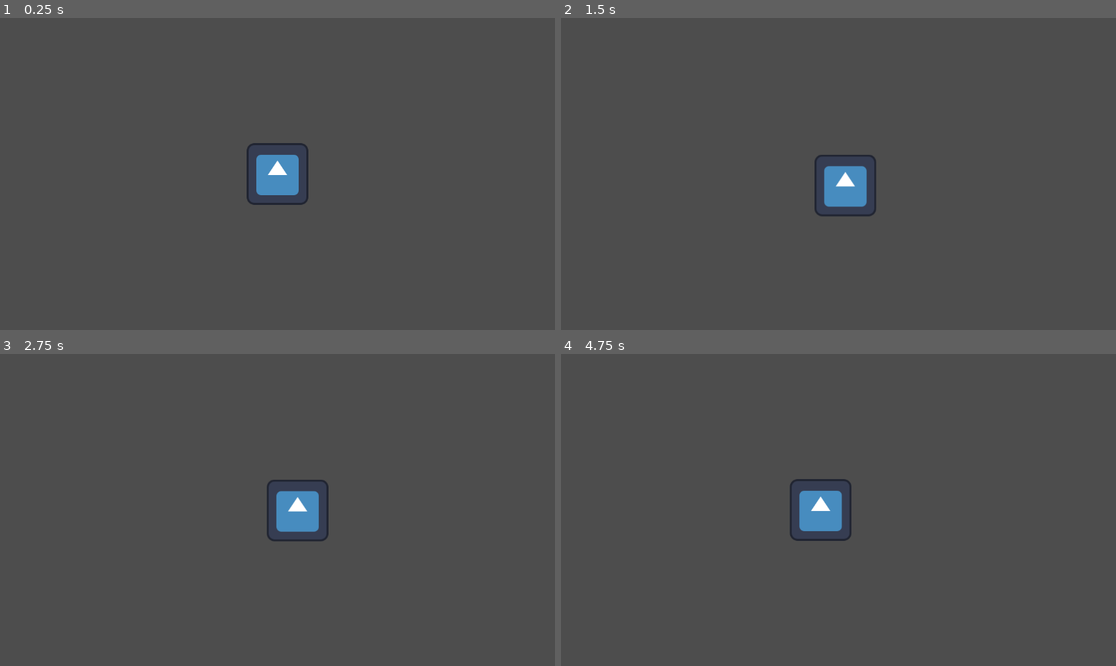
Above: before the commit, frames 1-4 (two rows, left to right).
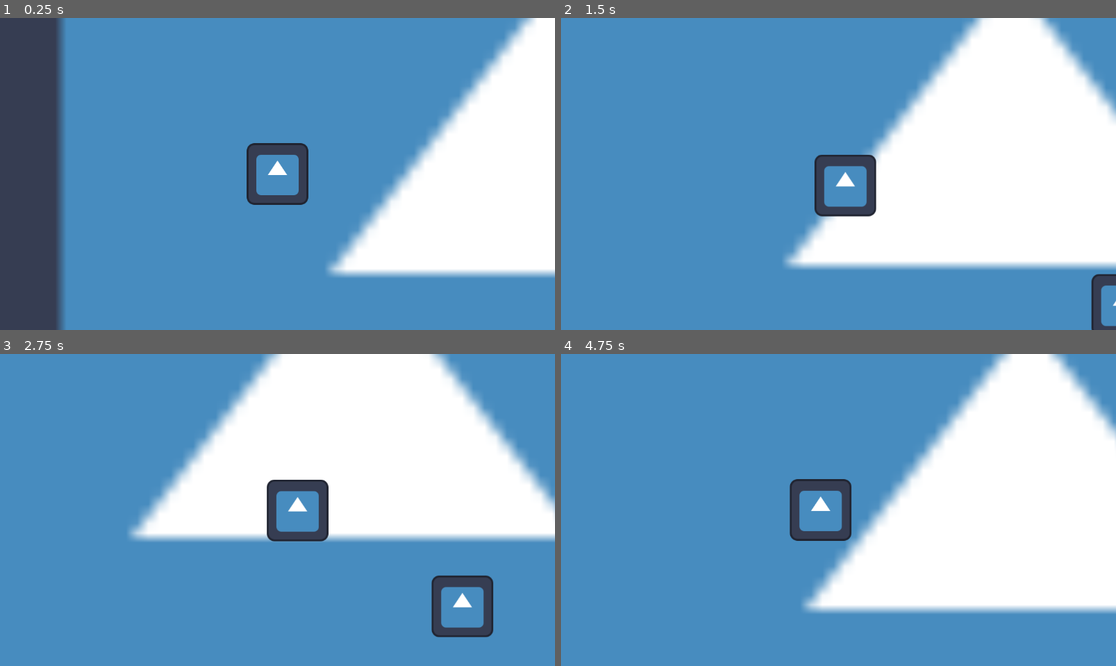
Above: after the commit, the same moments.

Repository: Pkb-Codes/zekome
Game: Godot game, scene res://scenes/main.tscn
Same seed, same stepped clock (60 frames per second), same inputs: the game is played once before the commit and once after it. Before the commit the project starts from res://scenes/vamsi_sandbox.tscn. The engine's default icon, where the game draws it, is replaced by a stand-in: a white triangle on a blue panel in a dark square.
Inputs:
- Up to frame 1 (0.25 s): no input
- Up to frame 2 (1.5 s): tap Enter at 0.5 s; hold Right (ui_right) 0.53-1.28 s; tap Space (Dash) at 0.6, 1.35 s; hold Down (ui_down) from 1.28 s (still down)
- Up to frame 3 (2.75 s): release Down (ui_down) at 2.03 s; hold Right (ui_right) from 2.03 s (still down); tap Space (Dash) at 2.1 s
- Up to frame 4 (4.75 s): release Right (ui_right) at 2.78 s; hold Up (ui_up) 2.78-3.53 s; tap Space (Dash) at 2.85, 3.6, 4.35 s; hold Left (ui_left) from 3.53 s (still down)

The runs differ from the first frame. In frame 1, 88% of the frame differs, in the area x 10-100%, y 0-100%; in frame 2, 98%; in frame 3, 97%; in frame 4, 98%, in the area x 0-100%, y 0-100%.

Commit message:
organising and testing
organised a few things, ready for testing

Diff:
--- a/project.godot
+++ b/project.godot
@@ -11,7 +11,7 @@
 [application]
 
 config/name="Zekome"
-run/main_scene="uid://dq3un2uisfnne"
+run/main_scene="uid://bbfnkw7ocdjeq"
 config/features=PackedStringArray("4.6", "Forward Plus")
 config/icon="res://sprites/icon.svg"
 
--- a/scenes/armadillo.tscn
+++ b/scenes/armadillo.tscn
@@ -1,6 +1,6 @@
 [gd_scene format=3 uid="uid://co4tj0a5kgmfu"]
 
-[ext_resource type="Script" uid="uid://dt11306w47sky" path="res://armadillo.gd" id="1_6ki17"]
+[ext_resource type="Script" uid="uid://dt11306w47sky" path="res://scripts/armadillo.gd" id="1_6ki17"]
 [ext_resource type="Texture2D" uid="uid://bfwe834v0dt4n" path="res://sprites/icon.svg" id="2_bp0wu"]
 
 [sub_resource type="RectangleShape2D" id="RectangleShape2D_ugy2o"]
--- a/scenes/main.tscn
+++ b/scenes/main.tscn
@@ -1,3 +1,18 @@
 [gd_scene format=3 uid="uid://bbfnkw7ocdjeq"]
 
+[ext_resource type="PackedScene" uid="uid://begq6fhebah0v" path="res://scenes/player.tscn" id="1_0wfyh"]
+[ext_resource type="Texture2D" uid="uid://bfwe834v0dt4n" path="res://sprites/icon.svg" id="1_sugp2"]
+[ext_resource type="PackedScene" uid="uid://co4tj0a5kgmfu" path="res://scenes/armadillo.tscn" id="2_sugp2"]
+
 [node name="Main" type="Node" unique_id=833138372]
+
+[node name="Sprite2D2" type="Sprite2D" parent="." unique_id=1892422530]
+position = Vector2(765, 358)
+scale = Vector2(23.265625, 19.976563)
+texture = ExtResource("1_sugp2")
+
+[node name="player" parent="." unique_id=56953062 instance=ExtResource("1_0wfyh")]
+position = Vector2(191, 191)
+
+[node name="Armadillo" parent="." unique_id=635133144 instance=ExtResource("2_sugp2")]
+position = Vector2(596, 179)
Renamed: scenes/Dev_Ambar.tscn -> dev_sandboxes/Dev_Ambar.tscn
Renamed: scenes/vamsi_sandbox.tscn -> dev_sandboxes/vamsi_sandbox.tscn
Renamed: armadillo.gd -> scripts/armadillo.gd
Renamed: armadillo.gd.uid -> scripts/armadillo.gd.uid
